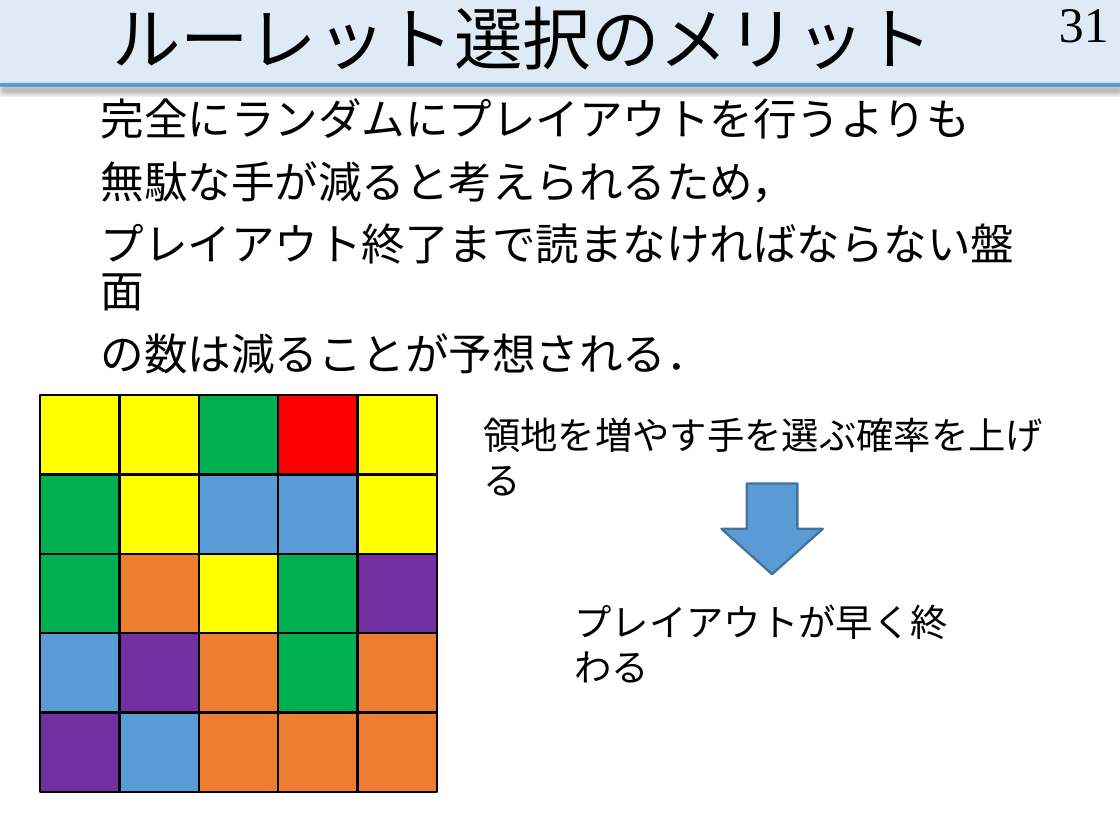
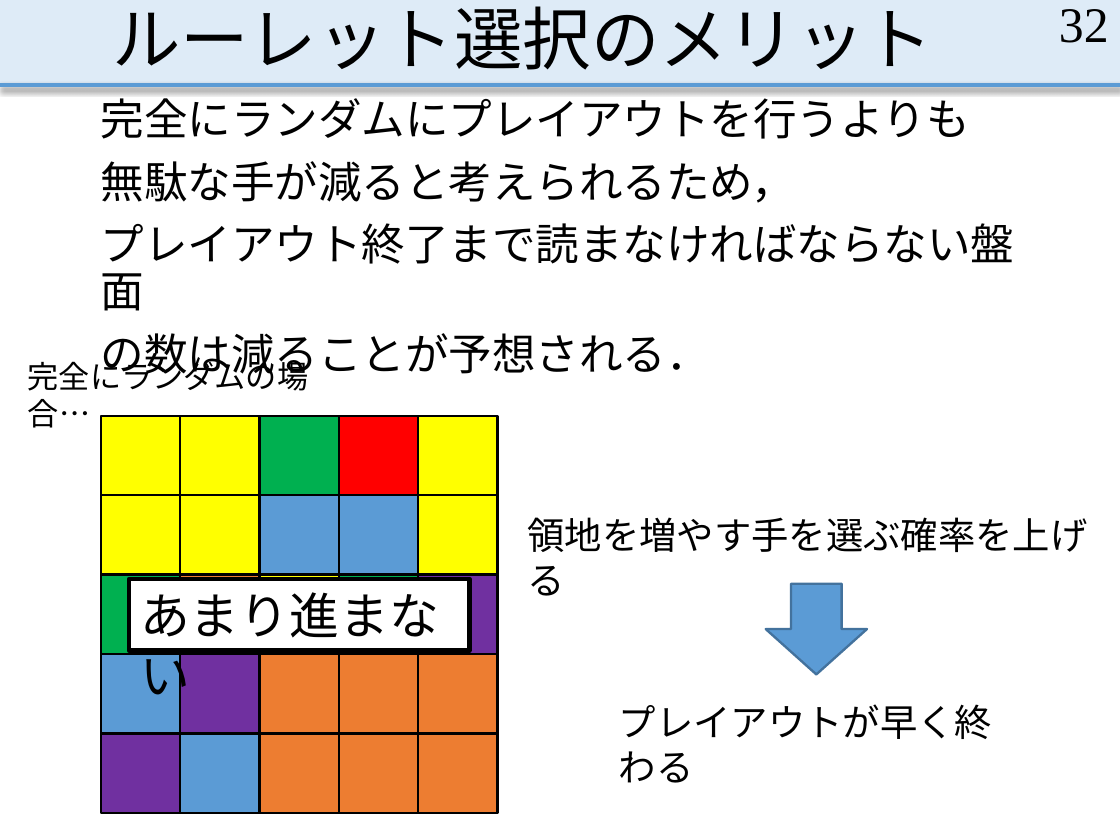
Before and after one commit to MasayaOda/SR, a slide deck: slide 32 of 190702oda.pptx (slide 31 before the commit). Drawn at 1120x840 pixels with LibreOffice and Linux fonts; fonts in the diff are those of the drawing. Boxes give left, top, right and bottom in pixels: in the first picture for what was removed or moved away, otherwise in the second. Text is boxed around its words. In the diff, an @@ line names an element or a change of style, - is before the commit and + after.

```diff
--- a/190702oda.pptx
+++ b/190702oda.pptx
@@ page number at [1059, 9, 1109, 43]: text changed @@
-31
+32
@@ text added at [28, 356, 308, 391], 20 pt, text #000000 @@
+完全にランダムの場合…
@@ rectangle at [180, 495, 260, 575]: fill #00B050 to #FFFF00 @@
@@ rectangle added at [129, 579, 469, 651], fill #FFFFFF, outline #000000 3 pt, 32 pt, text #000000 @@
+あまり進まない
@@ 2 texts, 1 down arrow: place and size @@
-2 texts, 1 down arrow at [483, 417, 1043, 683]
+2 texts, 1 down arrow at [527, 517, 1087, 783]
@@ 4 rectangles: place and size @@
-4 rectangles at [40, 395, 357, 712]
+4 rectangles at [180, 416, 497, 734]
@@ rectangle at [418, 654, 497, 734]: fill #00B050 to #ED7D31 @@
@@ 14 rectangles: place and size @@
-14 rectangles at [40, 395, 437, 792]
+14 rectangles at [101, 416, 497, 813]
@@ 6 rectangles: place and size @@
-6 rectangles at [120, 395, 437, 792]
+6 rectangles at [101, 416, 419, 813]
@@ rectangle: place and size @@
-rectangle at [199, 712, 279, 792]
+rectangle at [418, 734, 497, 813]
```
Also in this commit, not shown: 7 other slides changed, 1 slide added.
